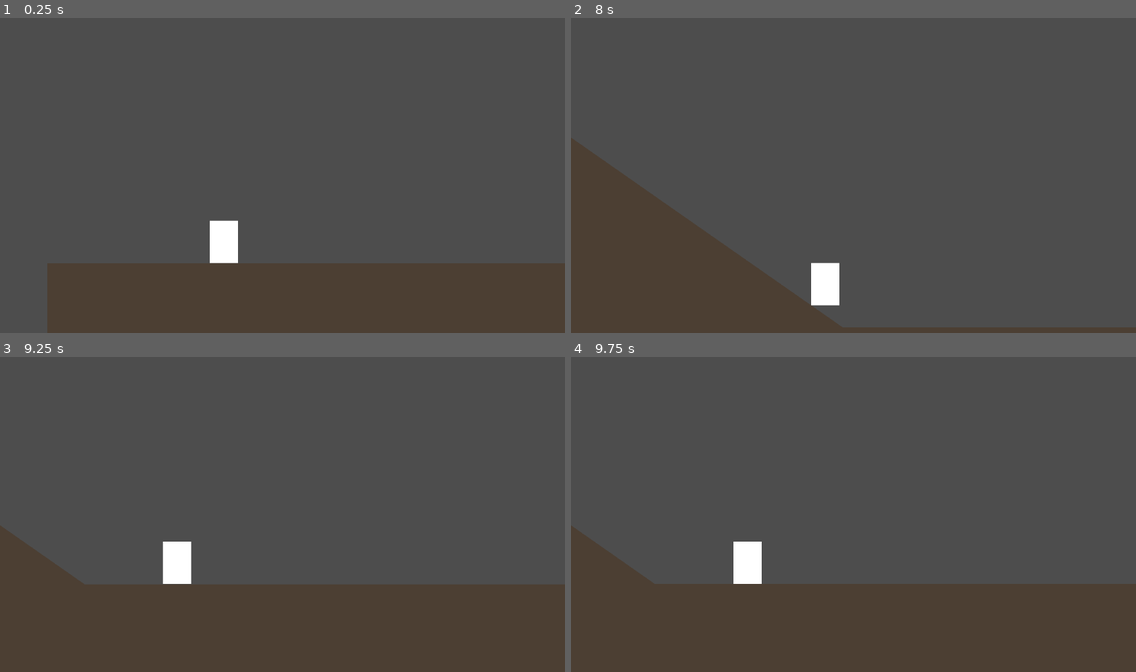
Above: before the commit, frames 1-4 (two rows, left to right).
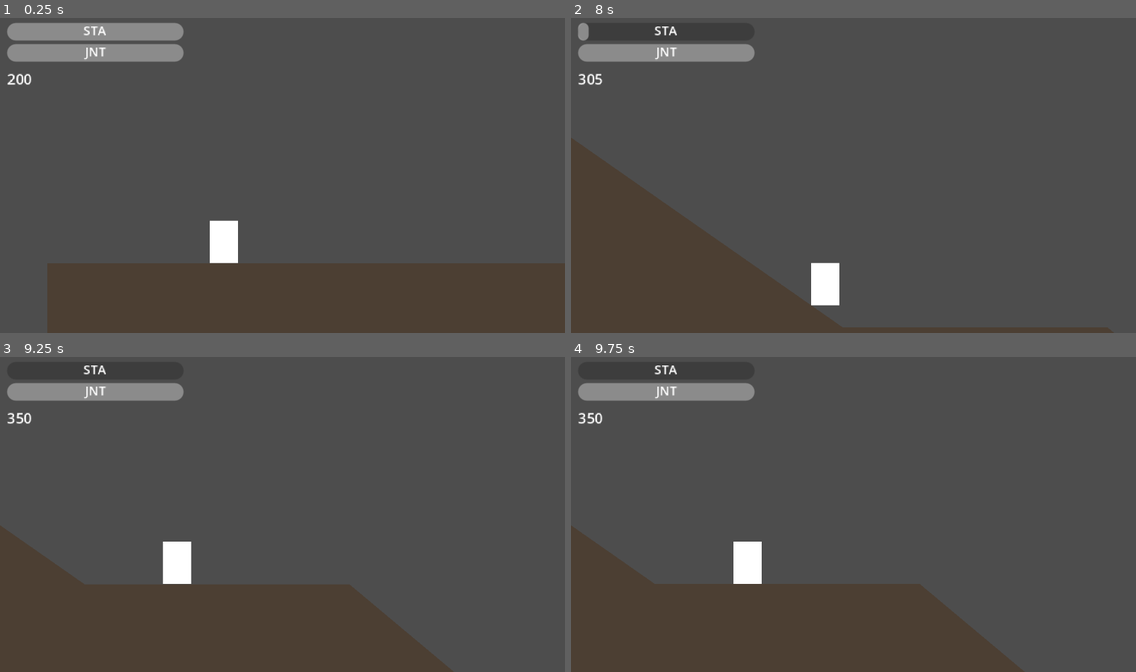
Above: after the commit, the same moments.

Repository: renatmannanov/ayda_run_game
Game: Godot game, scene res://scenes/main.tscn
Two runs of this game, one before a commit and one after it. Both use one fixed random seed, a clock stepped at 60 frames per second and the inputs below.
Inputs:
- Up to frame 1 (0.25 s): no input
- Up to frame 2 (8 s): hold Shift (boost) 0.53-1.28 s; tap Space (jump) at 0.77, 1.52, 3.02, 3.77, 4.52, 6.02, 6.77, 7.52 s; tap Shift (boost) every 1.5 s from 1.35 to 7.35 s; hold S (brake) 2.03-2.78 s; hold Shift (boost) 2.03-2.78 s; hold Shift (boost) 3.53-4.28 s; hold S (brake) 4.28-5.03 s; hold Shift (boost) 5.03-5.78 s; hold S (brake) 5.78-7.28 s; hold Shift (boost) 6.53-7.28 s
- Up to frame 3 (9.25 s): hold Shift (boost) 8.03-8.78 s; tap Shift (boost) at 8.85 s; tap Space (jump) at 9.02 s
- Up to frame 4 (9.75 s): tap Enter at 9.5 s; hold S (brake) from 9.53 s (still down); hold Shift (boost) from 9.53 s (still down)

The runs differ from the first frame. In frame 1, 3.5% of the frame differs, in the area x 1-33%, y 1-22%; in frame 2, 2.0%; in frame 3, 9.8%; in frame 4, 9.9%, in the area x 1-100%, y 2-100%.

Commit message:
Add joints system and HUD with stamina/joints/speed bars
- JointsSystem: damage on fast descents without braking, brake reduces 80%
- HUD: stamina bar, joints bar, speed display
- Main.gd: wires Player to HUD
- Longer test descent for joints testing

Co-Authored-By: Claude Opus 4.6 (1M context) <noreply@anthropic.com>

Diff:
--- a/scenes/main.tscn
+++ b/scenes/main.tscn
@@ -1,9 +1,12 @@
-[gd_scene load_steps=3 format=3 uid="uid://main00000001"]
+[gd_scene load_steps=5 format=3 uid="uid://main00000001"]
 
 [ext_resource type="PackedScene" uid="uid://b1player0001" path="res://scenes/player/Player.tscn" id="1_player"]
 [ext_resource type="Script" path="res://scripts/level/terrain_generator.gd" id="2_terrain"]
+[ext_resource type="PackedScene" path="res://scenes/ui/HUD.tscn" id="3_hud"]
+[ext_resource type="Script" path="res://scripts/level/main.gd" id="4_main"]
 
 [node name="Main" type="Node2D"]
+script = ExtResource("4_main")
 
 [node name="Terrain" type="Node2D" parent="."]
 position = Vector2(0, 160)
@@ -16,3 +19,5 @@
 offset = Vector2(60, -40)
 position_smoothing_enabled = true
 position_smoothing_speed = 5.0
+
+[node name="HUD" parent="." instance=ExtResource("3_hud")]
--- a/scenes/player/Player.tscn
+++ b/scenes/player/Player.tscn
@@ -1,8 +1,9 @@
-[gd_scene load_steps=5 format=3 uid="uid://b1player0001"]
+[gd_scene load_steps=6 format=3 uid="uid://b1player0001"]
 
 [ext_resource type="Script" path="res://scripts/player/player.gd" id="1_player"]
 [ext_resource type="Script" path="res://scripts/player/movement_controller.gd" id="2_movement"]
 [ext_resource type="Script" path="res://scripts/player/stamina_system.gd" id="3_stamina"]
+[ext_resource type="Script" path="res://scripts/player/joints_system.gd" id="4_joints"]
 
 [sub_resource type="RectangleShape2D" id="RectangleShape2D_col"]
 size = Vector2(16, 24)
@@ -21,3 +22,6 @@
 
 [node name="StaminaSystem" type="Node" parent="."]
 script = ExtResource("3_stamina")
+
+[node name="JointsSystem" type="Node" parent="."]
+script = ExtResource("4_joints")
--- /dev/null
+++ b/scenes/ui/HUD.tscn
@@ -0,0 +1,51 @@
+[gd_scene load_steps=2 format=3]
+
+[ext_resource type="Script" path="res://scripts/ui/hud.gd" id="1_hud"]
+
+[node name="HUD" type="CanvasLayer"]
+script = ExtResource("1_hud")
+
+[node name="StaminaBar" type="ProgressBar" parent="."]
+offset_left = 4.0
+offset_top = 4.0
+offset_right = 104.0
+offset_bottom = 14.0
+theme_override_styles/fill = null
+max_value = 100.0
+value = 100.0
+show_percentage = false
+
+[node name="StaminaLabel" type="Label" parent="StaminaBar"]
+offset_left = 0.0
+offset_top = -1.0
+offset_right = 100.0
+offset_bottom = 11.0
+theme_override_font_sizes/font_size = 7
+text = "STA"
+horizontal_alignment = 1
+
+[node name="JointsBar" type="ProgressBar" parent="."]
+offset_left = 4.0
+offset_top = 16.0
+offset_right = 104.0
+offset_bottom = 26.0
+max_value = 100.0
+value = 100.0
+show_percentage = false
+
+[node name="JointsLabel" type="Label" parent="JointsBar"]
+offset_left = 0.0
+offset_top = -1.0
+offset_right = 100.0
+offset_bottom = 11.0
+theme_override_font_sizes/font_size = 7
+text = "JNT"
+horizontal_alignment = 1
+
+[node name="SpeedLabel" type="Label" parent="."]
+offset_left = 4.0
+offset_top = 30.0
+offset_right = 104.0
+offset_bottom = 42.0
+theme_override_font_sizes/font_size = 8
+text = "200"
--- /dev/null
+++ b/scripts/level/main.gd
@@ -0,0 +1,15 @@
+# main.gd
+# Связывает Player и HUD
+extends Node2D
+
+@onready var _player: CharacterBody2D = $Player
+@onready var _hud: CanvasLayer = $HUD
+
+
+func _ready() -> void:
+	_player.set_hud(_hud)
+	_player.player_died.connect(_on_player_died)
+
+
+func _on_player_died(cause: String) -> void:
+	print("СМЕРТЬ: ", cause)
--- a/scripts/level/terrain_generator.gd
+++ b/scripts/level/terrain_generator.gd
@@ -14,6 +14,8 @@
 	{"length": 250.0, "angle": -20.0},  # пологий спуск
 	{"length": 150.0, "angle": 0.0},    # отдых
 	{"length": 250.0, "angle": -35.0},  # крутой спуск
+	{"length": 150.0, "angle": 0.0},    # отдых
+	{"length": 600.0, "angle": -40.0},  # длинный крутой спуск — тест Joints
 	{"length": 300.0, "angle": 0.0},    # ровный финиш
 ]
 
--- /dev/null
+++ b/scripts/player/joints_system.gd
@@ -0,0 +1,38 @@
+# joints_system.gd
+# Компонент суставов — бьются на быстрых спусках без торможения
+class_name JointsSystem
+extends Node
+
+signal joint_broken()
+signal joints_changed(current: float, maximum: float)
+
+@export var max_joints: float = 100.0
+## Порог скорости для урона (px/s)
+@export var damage_speed_threshold: float = 250.0
+## Множитель снижения урона при торможении (0.2 = 80% снижение)
+@export var brake_damage_multiplier: float = 0.2
+
+var current_joints: float
+
+
+func _ready() -> void:
+	current_joints = max_joints
+
+
+func update(delta: float, slope_deg: float, current_speed: float, is_braking: bool) -> void:
+	# Урон только на спуске и при скорости выше порога
+	if slope_deg >= -0.5 or current_speed <= damage_speed_threshold:
+		return
+
+	var abs_slope: float = abs(slope_deg)
+	var damage: float = (current_speed - damage_speed_threshold) / 100.0 * abs_slope / 45.0 * delta
+
+	# Торможение снижает урон на 80%
+	if is_braking:
+		damage *= brake_damage_multiplier
+
+	current_joints = maxf(0.0, current_joints - damage)
+	joints_changed.emit(current_joints, max_joints)
+
+	if current_joints <= 0.0:
+		joint_broken.emit()
--- a/scripts/player/player.gd
+++ b/scripts/player/player.gd
@@ -6,20 +6,32 @@
 
 @onready var _movement: Node = $MovementController
 @onready var _stamina: Node = $StaminaSystem
+@onready var _joints: Node = $JointsSystem
 
 var _is_dead: bool = false
+# HUD — подключается из main.gd через set_hud()
+var _hud: Node = null
 
 
 func _ready() -> void:
 	_movement.jumped.connect(_on_jumped)
 	_stamina.stamina_depleted.connect(_on_stamina_depleted)
+	_joints.joint_broken.connect(_on_joint_broken)
+	_stamina.stamina_changed.connect(_on_stamina_changed)
+	_joints.joints_changed.connect(_on_joints_changed)
+	_movement.speed_changed.connect(_on_speed_changed)
 
 
 func _physics_process(_delta: float) -> void:
 	if _is_dead:
 		return
-	# Передаём данные из MovementController в StaminaSystem
 	_stamina.update(_delta, _movement.current_slope_deg, _movement.is_boosting)
+	_joints.update(_delta, _movement.current_slope_deg, _movement.current_speed, _movement.is_braking)
+
+
+## Подключить HUD снаружи
+func set_hud(hud: Node) -> void:
+	_hud = hud
 
 
 func _on_jumped() -> void:
@@ -32,7 +44,29 @@
 	_is_dead = true
 	_movement.set_physics_process(false)
 	player_died.emit("Закислился")
-	print("СМЕРТЬ: Закислился!")
+
+
+func _on_joint_broken() -> void:
+	if _is_dead:
+		return
+	_is_dead = true
+	_movement.set_physics_process(false)
+	player_died.emit("Травма колена")
+
+
+func _on_stamina_changed(current: float, maximum: float) -> void:
+	if _hud:
+		_hud.update_stamina(current, maximum)
+
+
+func _on_joints_changed(current: float, maximum: float) -> void:
+	if _hud:
+		_hud.update_joints(current, maximum)
+
+
+func _on_speed_changed(speed: float) -> void:
+	if _hud:
+		_hud.update_speed(speed)
 
 
 # Белый прямоугольник как placeholder
--- /dev/null
+++ b/scripts/ui/hud.gd
@@ -0,0 +1,21 @@
+# hud.gd
+# HUD — полоски Stamina, Joints и скорость
+extends CanvasLayer
+
+@onready var _stamina_bar: ProgressBar = $StaminaBar
+@onready var _joints_bar: ProgressBar = $JointsBar
+@onready var _speed_label: Label = $SpeedLabel
+
+
+func update_stamina(current: float, maximum: float) -> void:
+	_stamina_bar.max_value = maximum
+	_stamina_bar.value = current
+
+
+func update_joints(current: float, maximum: float) -> void:
+	_joints_bar.max_value = maximum
+	_joints_bar.value = current
+
+
+func update_speed(speed: float) -> void:
+	_speed_label.text = str(int(speed))
Not shown, added: scripts/level/main.gd.uid
Not shown, added: scripts/player/joints_system.gd.uid
Not shown, added: scripts/ui/hud.gd.uid
